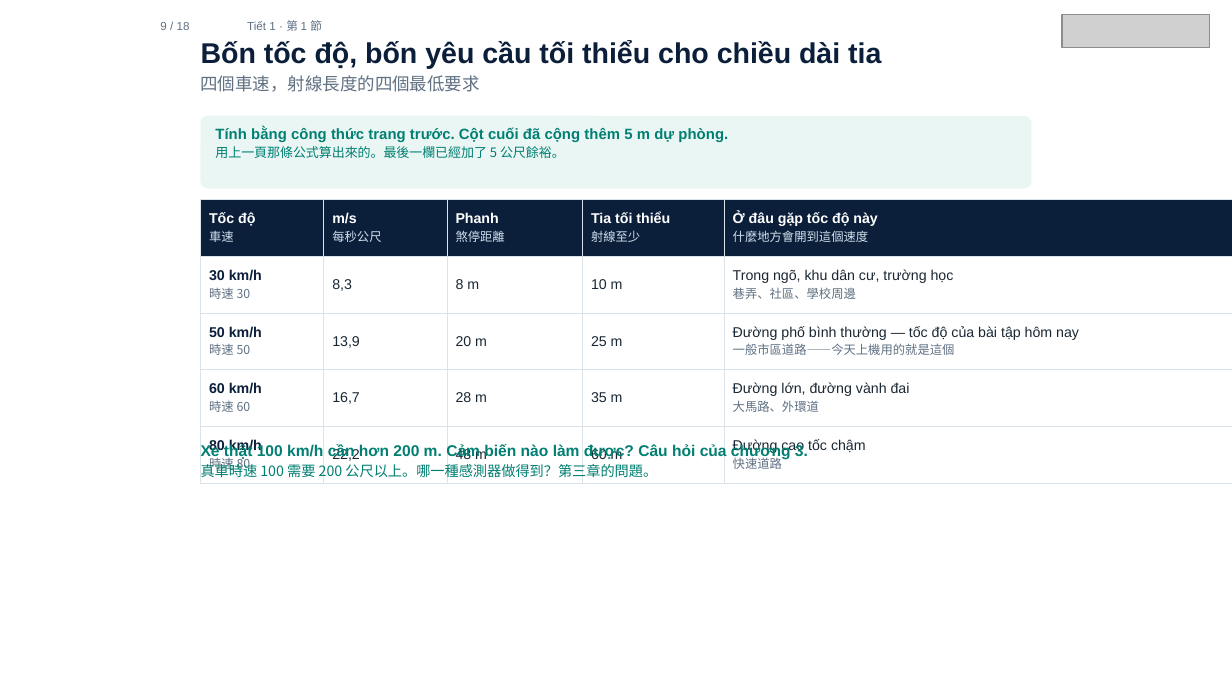
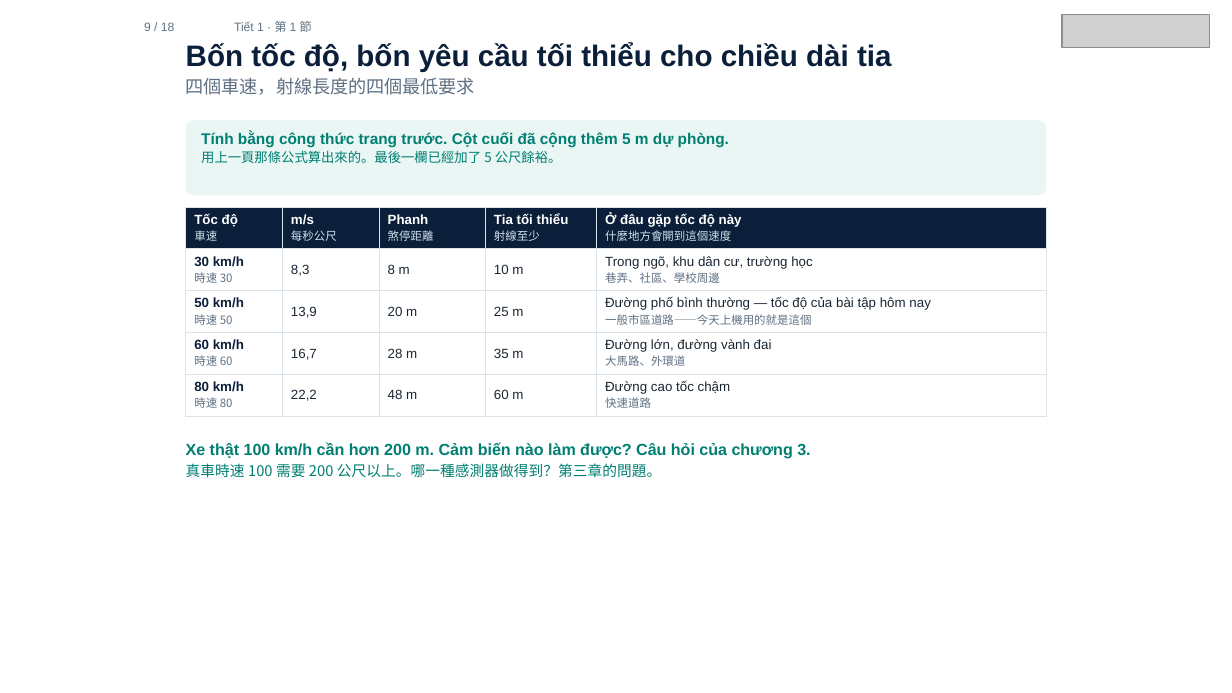
Before and after one commit to ch-neural/MITUST-Principles-of-Self-Driving-Cars, a slide deck: slide 9 of 第四週(10-01)/第四週_第1節_簡報.pptx. Drawn at 1232x693 pixels with LibreOffice and Linux fonts; fonts in the diff are those of the drawing; grey boxes stand for pictures. Boxes give left, top, right and bottom in pixels: in the first picture for what was removed or moved away, otherwise in the second. Text is boxed around its words. In the diff, an @@ line names an element or a change of style, - is before the commit and + after.

```diff
--- a/第四週(10-01)/第四週_第1節_簡報.pptx
+++ b/第四週(10-01)/第四週_第1節_簡報.pptx
@@ text "9 / 18" at box(144, 22, 174, 31): size 6.8 to 7.1 pt @@
@@ text "9 / 18": place and size @@
-text "9 / 18" at box(160, 22, 190, 30)
+text "9 / 18" at box(144, 22, 174, 31)
@@ text "Tiết 1 · 第 1 ...": place and size @@
-text "Tiết 1 · 第 1 ..." at box(247, 20, 322, 31)
+text "Tiết 1 · 第 1 ..." at box(234, 21, 312, 32)
@@ text "Tiết 1 · 第 1 ..." at box(234, 21, 312, 32): size 6.8 to 7.1 pt @@
@@ text "Bốn tốc độ, bốn yêu ...": place and size @@
-text "Bốn tốc độ, bốn yêu ..." at box(201, 41, 881, 92)
+text "Bốn tốc độ, bốn yêu ..." at box(186, 42, 891, 95)
@@ text "Bốn tốc độ, bốn yêu ..." at box(186, 42, 891, 95): size 16.7 to 17.3 pt in "Bốn tốc độ, bốn yêu cầu tối ..."; size 10.2 to 10.6 pt in "四個車速，射線長度的四個最低要求" @@
@@ rounded rectangle: place and size @@
-rounded rectangle at box(201, 116, 1031, 188)
+rounded rectangle at box(186, 120, 1046, 195)
@@ text "Tính bằng công thức trang ...": place and size @@
-text "Tính bằng công thức trang ..." at box(215, 127, 728, 158)
+text "Tính bằng công thức trang ..." at box(201, 132, 729, 163)
@@ text "Tính bằng công thức trang ..." at box(201, 132, 729, 163): size 8.7 to 9 pt in "Tính bằng công thức trang trước. Cột ..."; size 7.6 to 7.8 pt in "用上一頁那條公式算出來的。最後一欄已經加了 5 公尺餘裕。" @@
@@ table at box(186, 207, 1045, 412) @@
@@ size 8.3 to 7.8 pt in "Tốc độ", "m/s", "Phanh", "Tia tối thiểu" and 21 more places @@
@@ size 7.2 to 6.7 pt in "車速", "每秒公尺", "煞停距離", "射線至少" and 9 more places @@
@@ table: place and size @@
-table at box(201, 200, 1232, 476)
+table at box(186, 207, 1045, 412)
@@ text "Xe thật 100 km/h cần ...": place and size @@
-text "Xe thật 100 km/h cần ..." at box(201, 444, 808, 478)
+text "Xe thật 100 km/h cần ..." at box(186, 442, 810, 478)
@@ text "Xe thật 100 km/h cần ..." at box(186, 442, 810, 478): size 9.1 to 9.4 pt in "Xe thật 100 km/h cần hơn 200 ..."; size 8.3 to 8.6 pt in "真車時速 100 需要 200 公尺以上。哪一種感測器做得到？第三章的問題。" @@
```
Also in this commit, not shown: 6 other slides changed, 5 other files.
